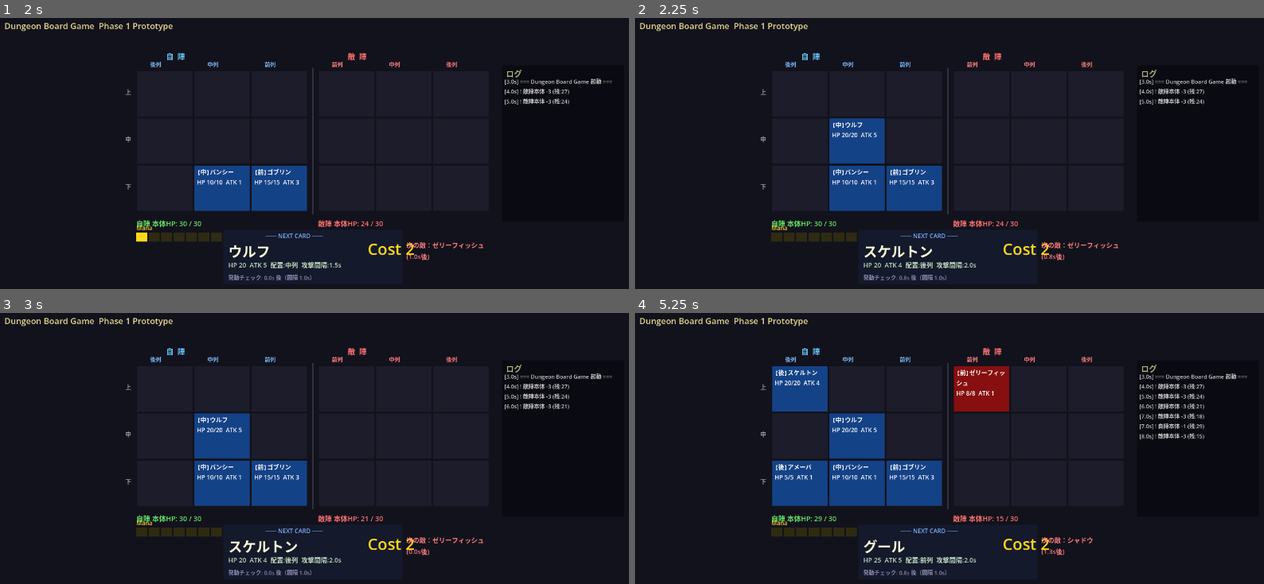
Above: before the commit, frames 1-4 (two rows, left to right).
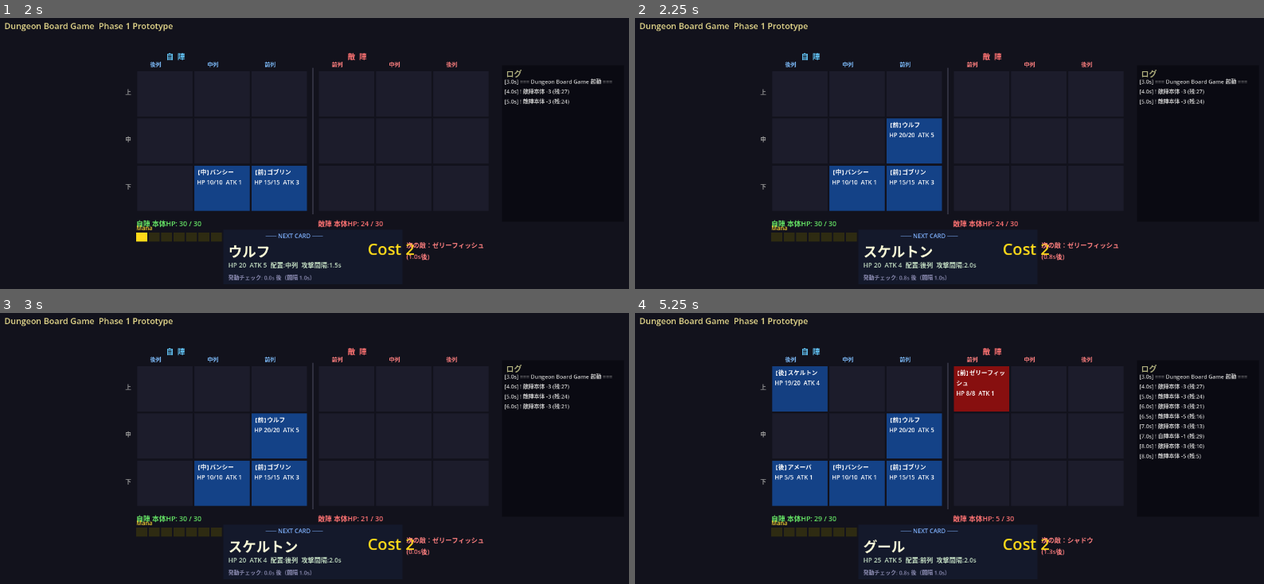
Above: after the commit, the same moments.

Repository: kazumak334-create/dungeon-board-game
Game: Godot game, scene res://scenes/Main.tscn
Same seed, same stepped clock (60 frames per second), same inputs: the game is played once before the commit and once after it.
Inputs:
- Up to frame 1 (2 s): tap Enter at 0.5 s
- Up to frame 2 (2.25 s): no input
- Up to frame 3 (3 s): tap Space at 2.75 s
- Up to frame 4 (5.25 s): tap Enter at 3.5 s

Frame 1 is identical in both runs. In frame 2, 3.0% of the frame differs, in the area x 30-49%, y 36-54%; in frame 3, 3.0%; in frame 4, 3.3%, in the area x 23-91%, y 24-77%.

Commit message:
feat: 攻撃対象を前列優先・貫通なし（案A）に変更
- _get_frontmost_col()で前→中→後の順に最初のユニットを攻撃
- _try_promoteに前列占有チェックを追加
- process_combat先頭で毎フレーム繰り上がりチェック実行

Co-Authored-By: Claude Sonnet 4.6 <noreply@anthropic.com>

Diff:
--- a/scripts/BoardManager.gd
+++ b/scripts/BoardManager.gd
@@ -48,6 +48,12 @@
 	_try_promote(side, row, col)
 
 func process_combat(delta: float, base_hp: Array) -> void:
+	# 前列が空なら中列を繰り上げ（毎フレーム確認）
+	for side in range(2):
+		var front_col: int = 2 if side == 0 else 0
+		for row in range(3):
+			_try_promote(side, row, front_col)
+
 	for side in range(2):
 		var enemy_side: int = 1 - side
 		# 自陣の前列はcol2、敵陣の前列はcol0
@@ -62,22 +68,17 @@
 				_do_attack(side, row, front_col, unit, enemy_side, base_hp)
 
 func _do_attack(side: int, row: int, col: int, attacker: Object, enemy_side: int, base_hp: Array) -> void:
-	var enemy_front_col: int = 2 if enemy_side == 0 else 0
 	var target_rows: Array = _get_target_rows(row, attacker.attack_range)
 	var hit_any: bool = false
 	for target_row in target_rows:
-		var target = board[enemy_side][target_row][enemy_front_col]
-		if target != null:
+		# 前列→中列→後列の順で最初にいるユニットを攻撃（案A）
+		var target_col: int = _get_frontmost_col(enemy_side, target_row)
+		if target_col != -1:
 			hit_any = true
+			var target = board[enemy_side][target_row][target_col]
 			target.take_damage(attacker.attack)
 			if not target.is_alive():
-				remove_unit(enemy_side, target_row, enemy_front_col)
-		else:
-			# 前列が空でも同行に1体でもユニットがいれば本体ダメージなし
-			for c in range(3):
-				if board[enemy_side][target_row][c] != null:
-					hit_any = true
-					break
+				remove_unit(enemy_side, target_row, target_col)
 	if not hit_any:
 		base_hp[enemy_side] = max(0, base_hp[enemy_side] - attacker.attack)
 		emit_signal("base_damaged", enemy_side, attacker.attack)
@@ -87,6 +88,8 @@
 	# 前列が空になった場合のみ中列（col=1）を繰り上げ
 	if col != front_col:
 		return
+	if board[side][row][front_col] != null:
+		return  # 前列が既に埋まっている場合は何もしない
 	var mid_unit = board[side][row][1]
 	if mid_unit == null:
 		return
@@ -95,6 +98,14 @@
 	attack_timers[side][row][front_col] = mid_unit.attack_interval
 	board[side][row][1] = null
 	attack_timers[side][row][1] = 0.0
+
+func _get_frontmost_col(side: int, row: int) -> int:
+	# 前列→中列→後列の順で最初にユニットがいる列を返す（-1=なし）
+	var col_order: Array = [2, 1, 0] if side == 0 else [0, 1, 2]
+	for c in col_order:
+		if board[side][row][c] != null:
+			return c
+	return -1
 
 func _get_target_rows(attacker_row: int, attack_range: String) -> Array:
 	match attack_range:
Not shown, changed: CHANGELOG.md
